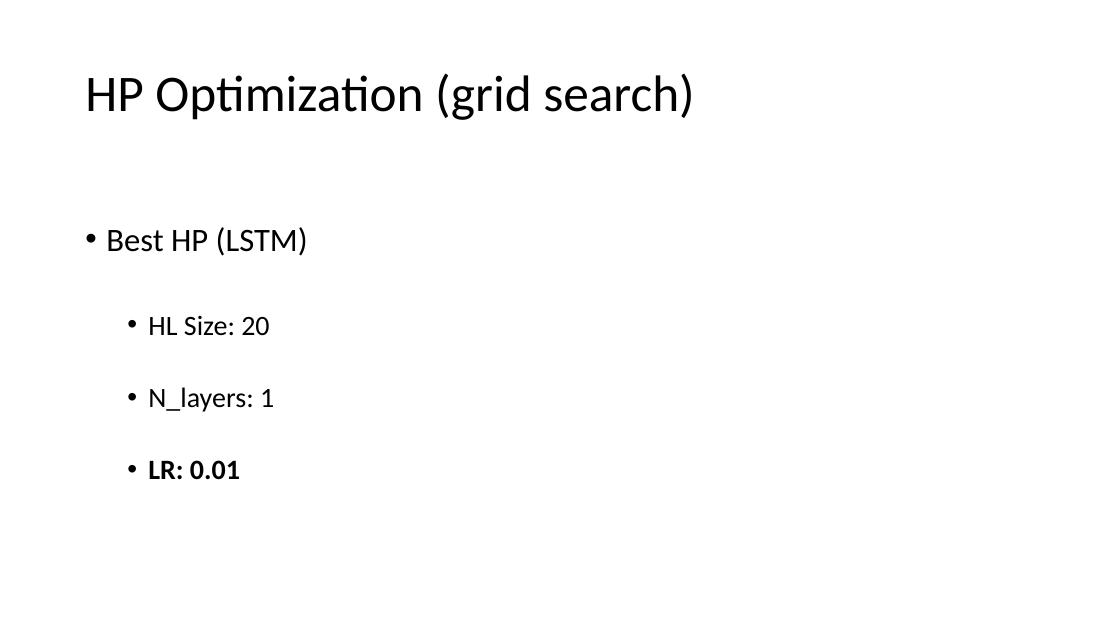
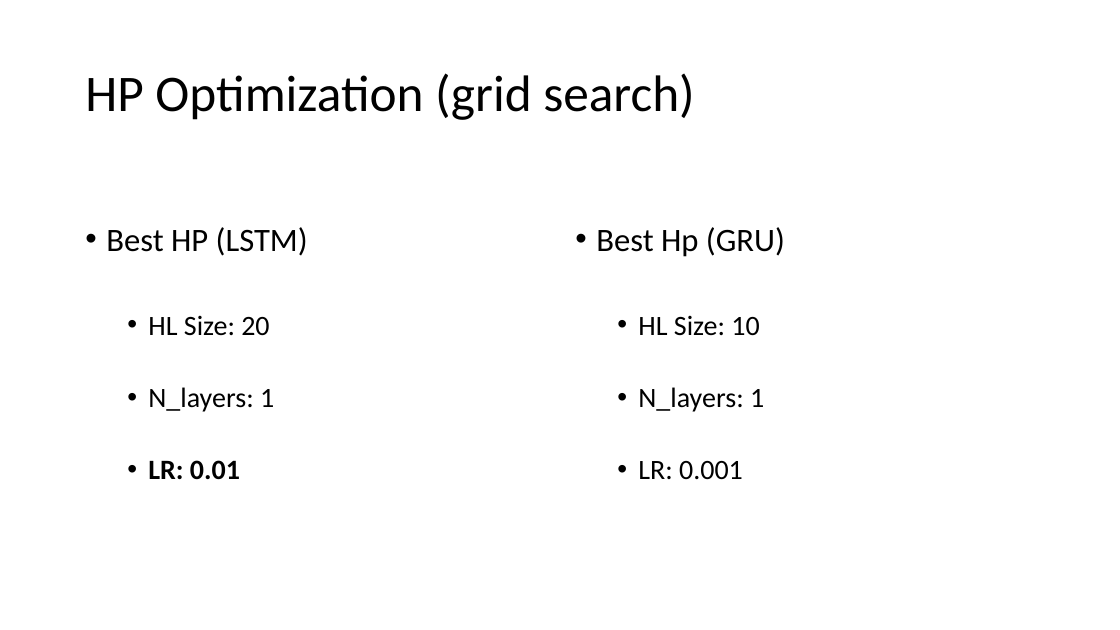
Before and after one commit to yashlal/Microbial-Vector-Field-Analysis, a slide deck: slide 3 of 117pres.pptx. Drawn at 1120x630 pixels with LibreOffice and Linux fonts; fonts in the diff are those of the drawing. Boxes give left, top, right and bottom in pixels: in the first picture for what was removed or moved away, otherwise in the second. Text is boxed around its words. In the diff, an @@ line names an element or a change of style, - is before the commit and + after.

```diff
--- a/117pres.pptx
+++ b/117pres.pptx
@@ text added at box(596, 227, 785, 480), 24 pt, text #000000 @@
+• Best Hp (GRU)
+  • HL Size: 10
+  • N_layers: 1
+  • LR: 0.001
```
Also in this commit, not shown: 1 slide added, 4 other files.
